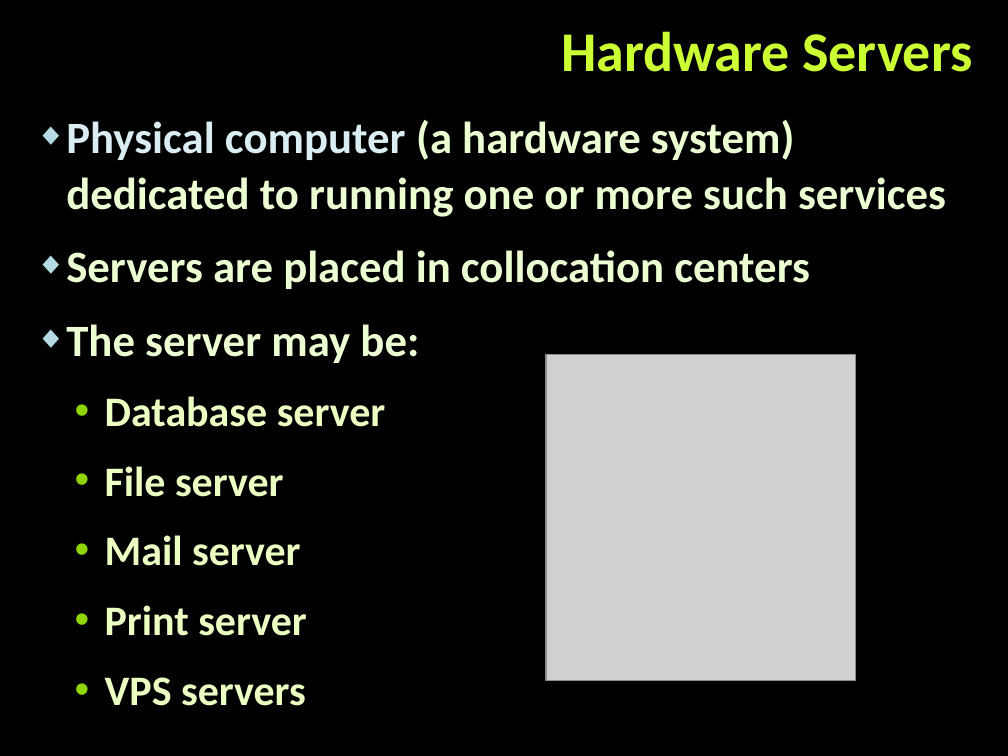
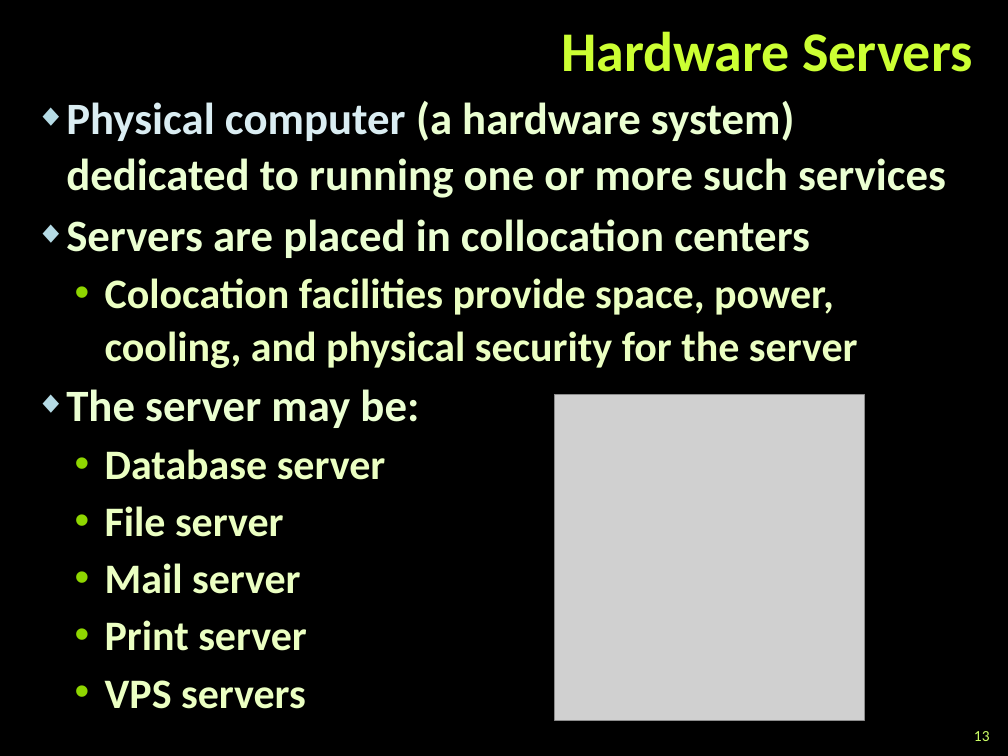
Before and after one commit to tddold/Telerik-Academy, a slide deck: slide 13 of Web Design &UI/1. HTML Basics/Presentations/Web-Technologies-Basics.pptx. Drawn at 1008x756 pixels with LibreOffice and Linux fonts; fonts in the diff are those of the drawing; grey boxes stand for pictures; background and template pictures are left out. Boxes give left, top, right and bottom in pixels: in the first picture for what was removed or moved away, otherwise in the second. Text is boxed around its words. In the diff, an @@ line names an element or a change of style, - is before the commit and + after.

```diff
--- a/Web Design &UI/1. HTML Basics/Presentations/Web-Technologies-Basics.pptx
+++ b/Web Design &UI/1. HTML Basics/Presentations/Web-Technologies-Basics.pptx
@@ text "Physical computer (a hardware system) ...": place and size @@
-text "Physical computer (a hardware system) ..." at (66, 120, 946, 706)
+text "Physical computer (a hardware system) ..." at (66, 101, 946, 709)
@@ text at (66, 101, 946, 709): less space between paragraphs @@
@@ text at (105, 278, 858, 368): paragraph added @@
+  • Colocation facilities provide space, power, cooling, and physical security for the server
@@ picture: place and size @@
-picture at (546, 355, 856, 680)
+picture at (554, 395, 864, 721)
@@ page number added at (974, 731, 990, 741), 11 pt, text #CCFF66 @@
+13
```
Also in this commit, not shown: 11 other slides changed, 1 slide added, 10 other files.
